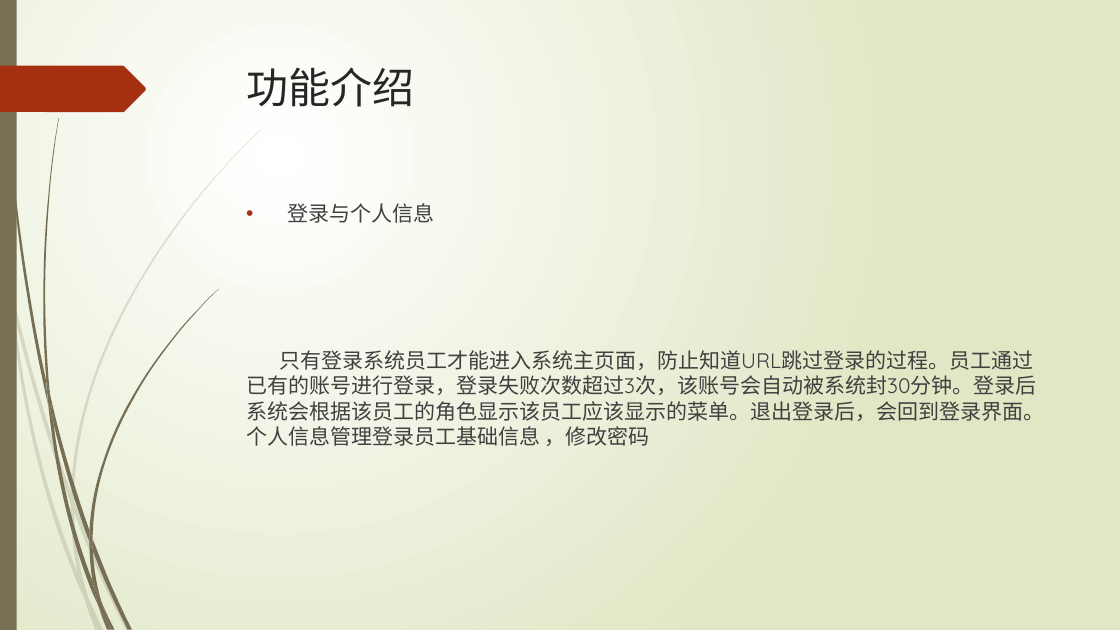
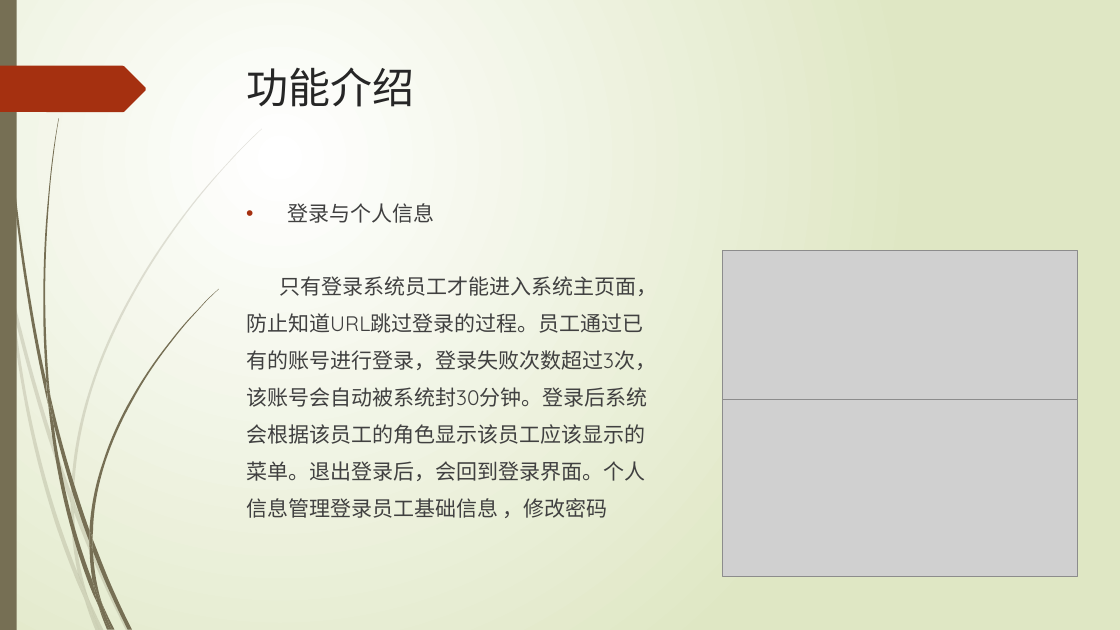
Before and after one commit to LNNying/CompletionReport, a slide deck: slide 4 of 软外4-刘宁宁201540704137-产品说明.pptx. Drawn at 1120x630 pixels with LibreOffice and Linux fonts; fonts in the diff are those of the drawing; grey boxes stand for pictures. Boxes give left, top, right and bottom in pixels: in the first picture for what was removed or moved away, otherwise in the second. Text is boxed around its words. In the diff, an @@ line names an element or a change of style, - is before the commit and + after.

Commit message:
修改产品文档

```diff
--- a/软外4-刘宁宁201540704137-产品说明.pptx
+++ b/软外4-刘宁宁201540704137-产品说明.pptx
@@ picture added at (723,250,1078,399) @@
@@ text at (246,276,657,518): text changed @@
-只有登录系统员工才能进入系统主页面，防止知道URL跳过登录的过程。员工通过已有的账号进行登录，登录失败次数超过3次，该账号会自动被系统封30分钟。登录后系统会根据该员工的角色显示该员工应该显示的菜单。退出登录后，会回到登录界面。个人信息管理登录员工基础信息 ，修改密码
+只有登录系统员工才能进入系统主页面，
+防止知道URL跳过登录的过程。员工通过已
+有的账号进行登录，登录失败次数超过3次，
+该账号会自动被系统封30分钟。登录后系统
+会根据该员工的角色显示该员工应该显示的
+菜单。退出登录后，会回到登录界面。个人
+信息管理登录员工基础信息 ，修改密码
@@ picture added at (723,399,1078,576) @@
```
Also in this commit, not shown: 11 other slides changed.
